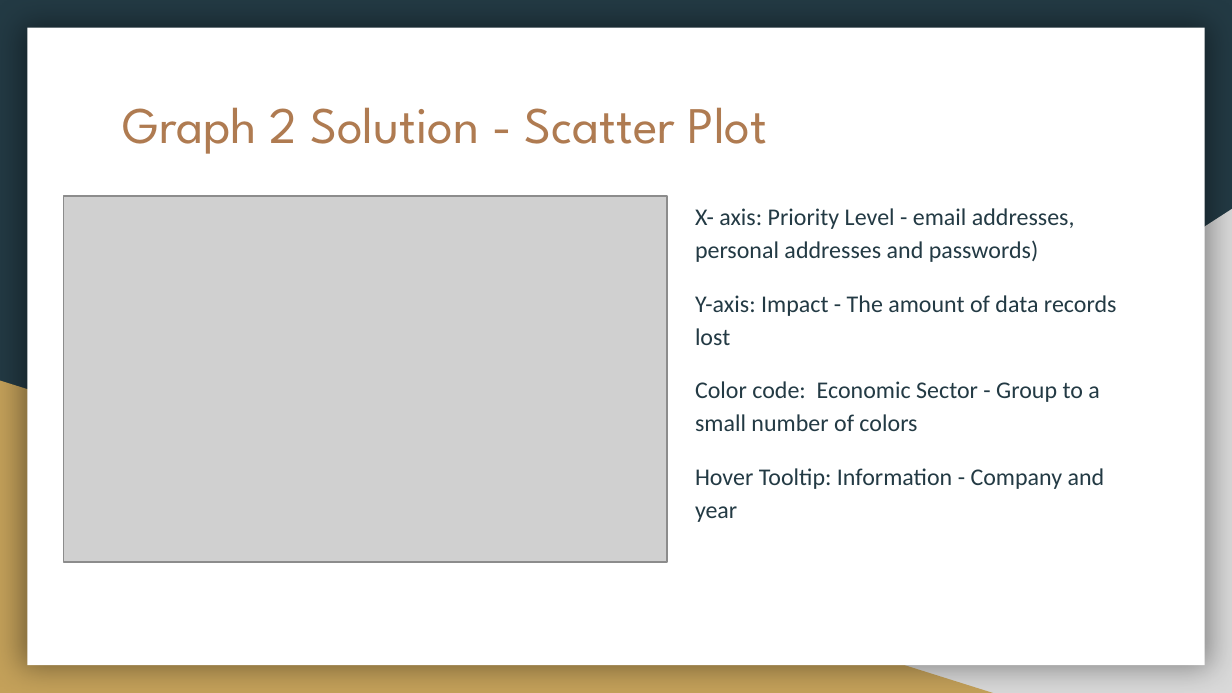
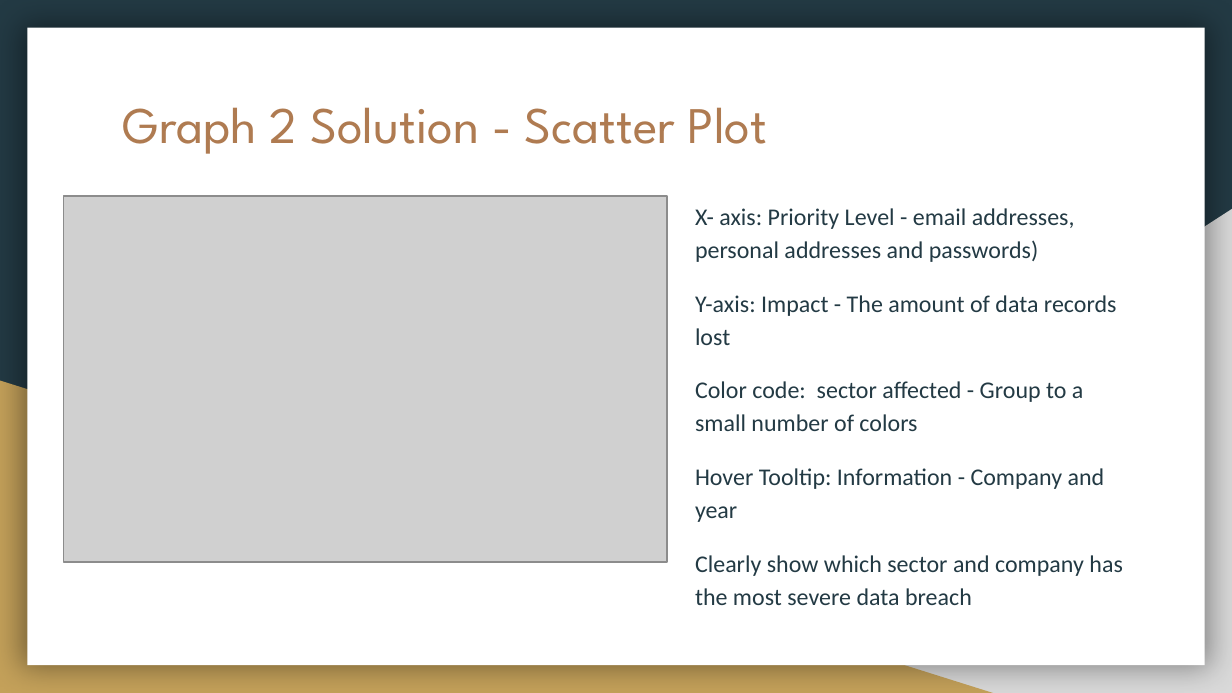
Before and after one commit to cht39482/CSC3007-project, a slide deck: slide 9 of CSC3007 Milestone 1.pptx (slide 10 before the commit). Drawn at 1232x693 pixels with LibreOffice and Linux fonts; fonts in the diff are those of the drawing; grey boxes stand for pictures. Boxes give left, top, right and bottom in pixels: in the first picture for what was removed or moved away, otherwise in the second. Text is boxed around its words. In the diff, an @@ line names an element or a change of style, - is before the commit and + after.

Commit message:
update slide

```diff
--- a/CSC3007 Milestone 1.pptx
+++ b/CSC3007 Milestone 1.pptx
@@ text at [695, 381, 1083, 431]: text changed @@
-Color code: Economic Sector - Group to a small number of colors
+Color code: sector affected - Group to a small number of colors
@@ text at [695, 555, 1122, 605]: paragraph added @@
+Clearly show which sector and company has the most severe data breach
```
Also in this commit, not shown: 2 other slides changed, 1 slide added, 1 slide removed.
